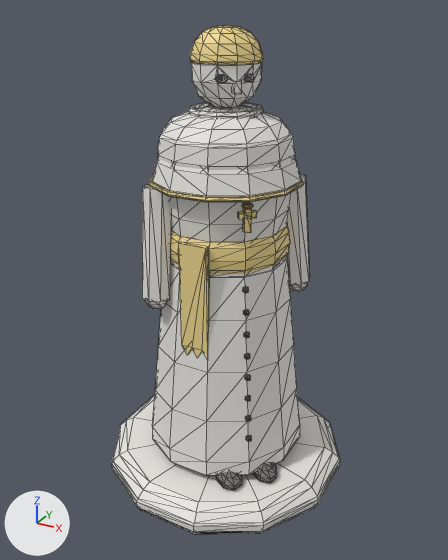
The glTF model src/chesspieces/bishop_white.glb: old version first, new version second.
Rendered twice from a 50 mm lens placed at (1.32, -2.43, 2.22), pointed at (0.0, -0.02, 1.02). The axes (+X, +Y, +Z) are drawn at lower left. The lights are the same throughout. The older version comes first. Mesh edges are drawn as thin lines. Where no turn or scale is listed for an object, it has been applied to the vertices.

The first picture shows 'Bishop_White'.
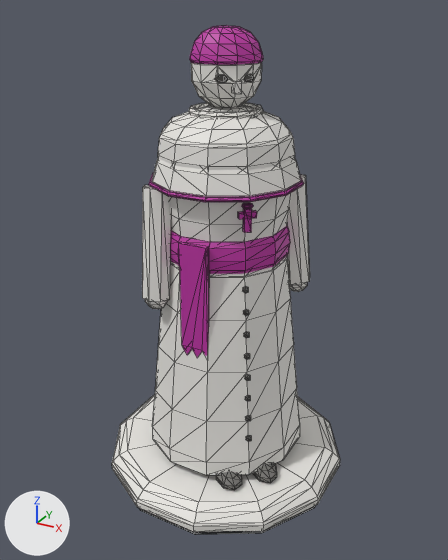
Commit message: Bishops that read as bishops

Diff of the bpy script that builds the scene:
```diff
--- a/src/chesspieces/bishop_white.glb.py
+++ b/src/chesspieces/bishop_white.glb.py
@@ mat_flag_white @@
 mat_flag_white = principled_material('Flag_White')
-mat_flag_white.base_color = (0.88, 0.7, 0.28)  # yellow #f1da90
+mat_flag_white.base_color = (0.509, 0.0331, 0.371)  # pink #bd33a4
 mat_flag_white.roughness = 0.45
```

Where the change shows, as pixel boxes [x1, y1, x2, y2] in the pictures (448 x 560 px):
'Bishop_White', recoloured (darker): [146, 25, 306, 360] in both
